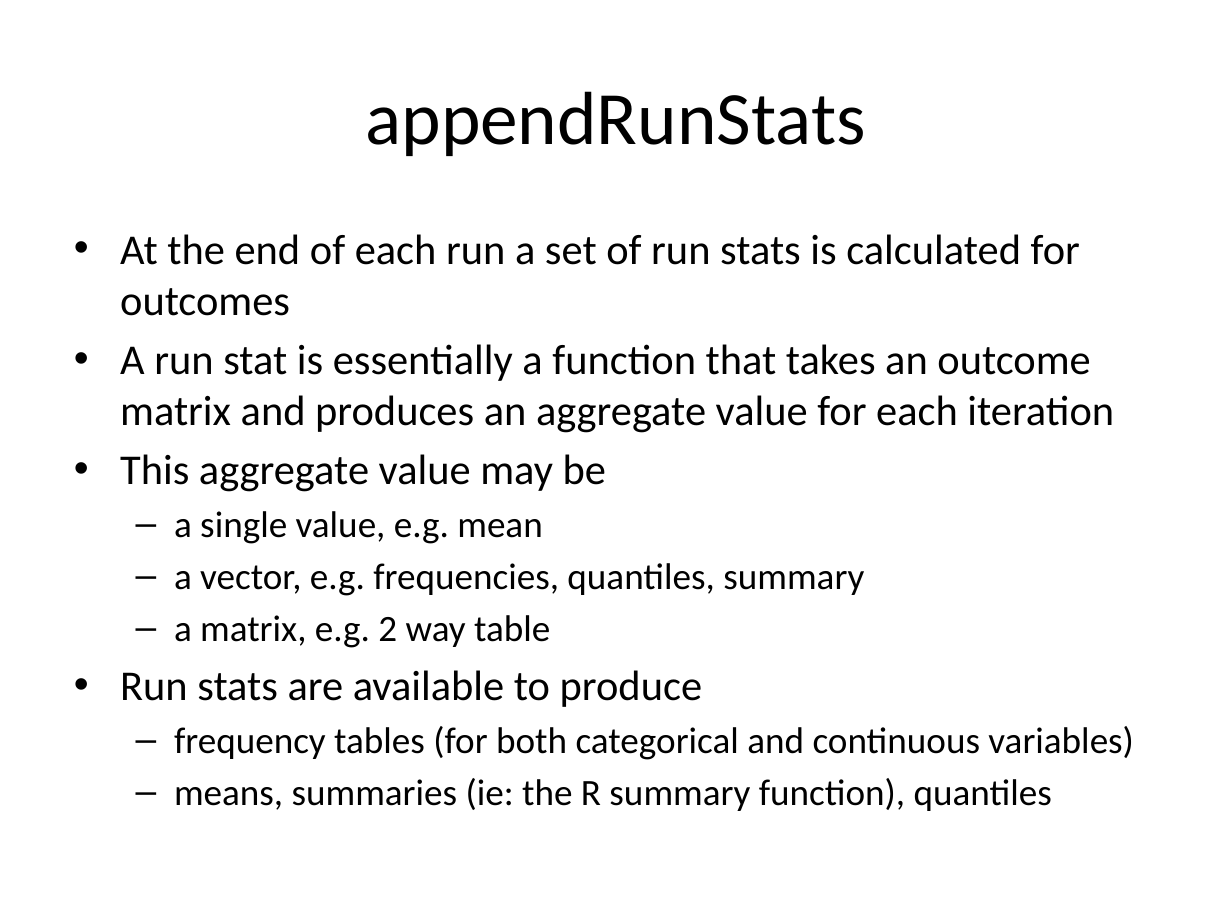
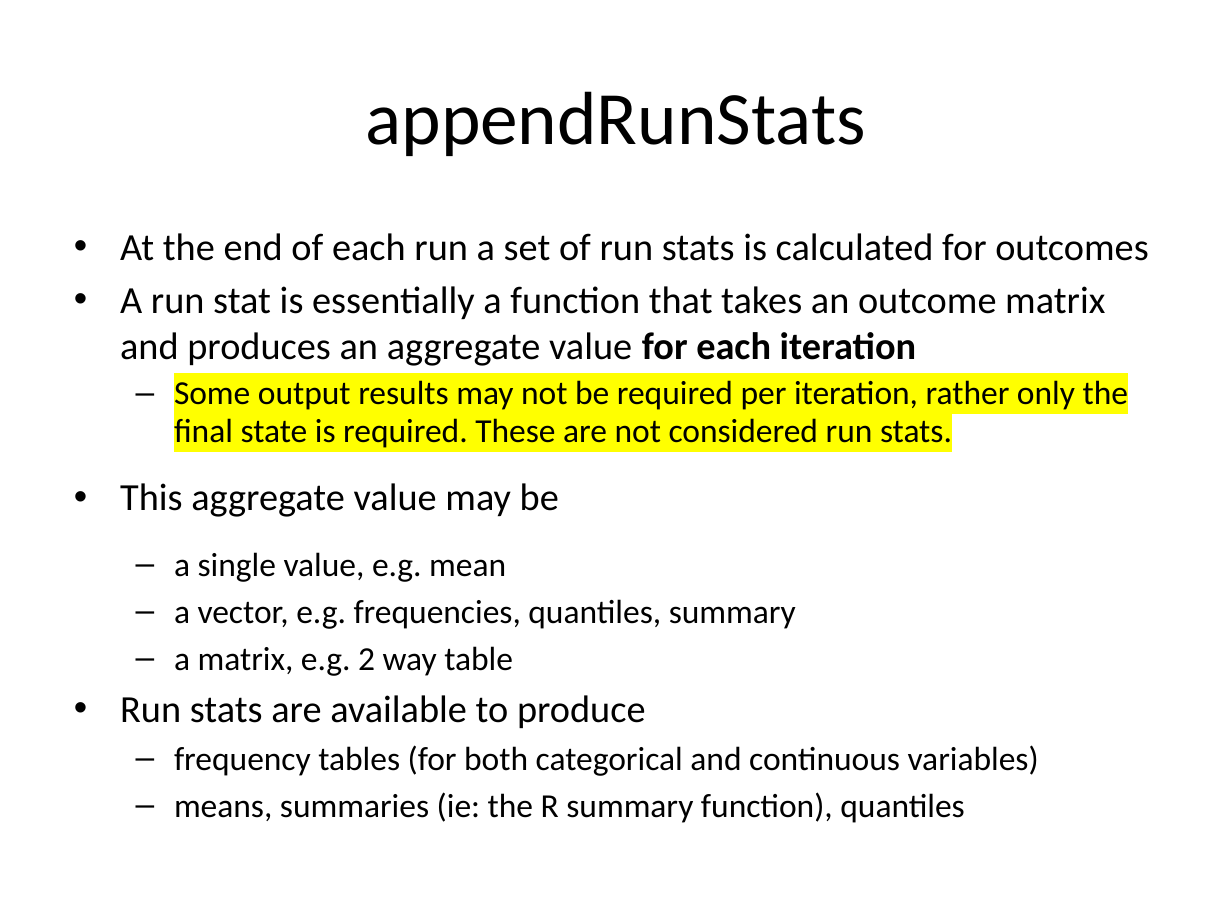
Before and after one commit to compassresearchcentre/simario, a slide deck: slide 24 of src/docs/Simar overview.pptx. Drawn at 1232x924 pixels with LibreOffice and Linux fonts; fonts in the diff are those of the drawing. Boxes give left, top, right and bottom in pixels: in the first picture for what was removed or moved away, otherwise in the second. Text is boxed around its words. In the diff, an @@ line names an element or a change of style, - is before the commit and + after.

```diff
--- a/src/docs/Simar overview.pptx
+++ b/src/docs/Simar overview.pptx
@@ text at bbox=[120, 233, 1149, 823]: size 24.8 to 22.4 pt in "At the end of each run a ...", "A run stat is essentially a function ...", "This aggregate value may be", "Run stats are available to produce"; bold on in "for each iteration"; size 21.7 to 19.6 pt in "a single value, e.g. mean", "a vector, e.g. frequencies, quantiles, summary", "a matrix, e.g. 2 way table", "frequency tables (for both categorical and continuous ..." and 1 more places; line spacing 1 to 0.95; more space between paragraphs @@
@@ text at bbox=[174, 380, 1128, 448]: paragraph added @@
+  – Some output results may not be required per iteration, rather only the final state is required. These are not considered run stats.
```
Also in this commit, not shown: 8 other files.
